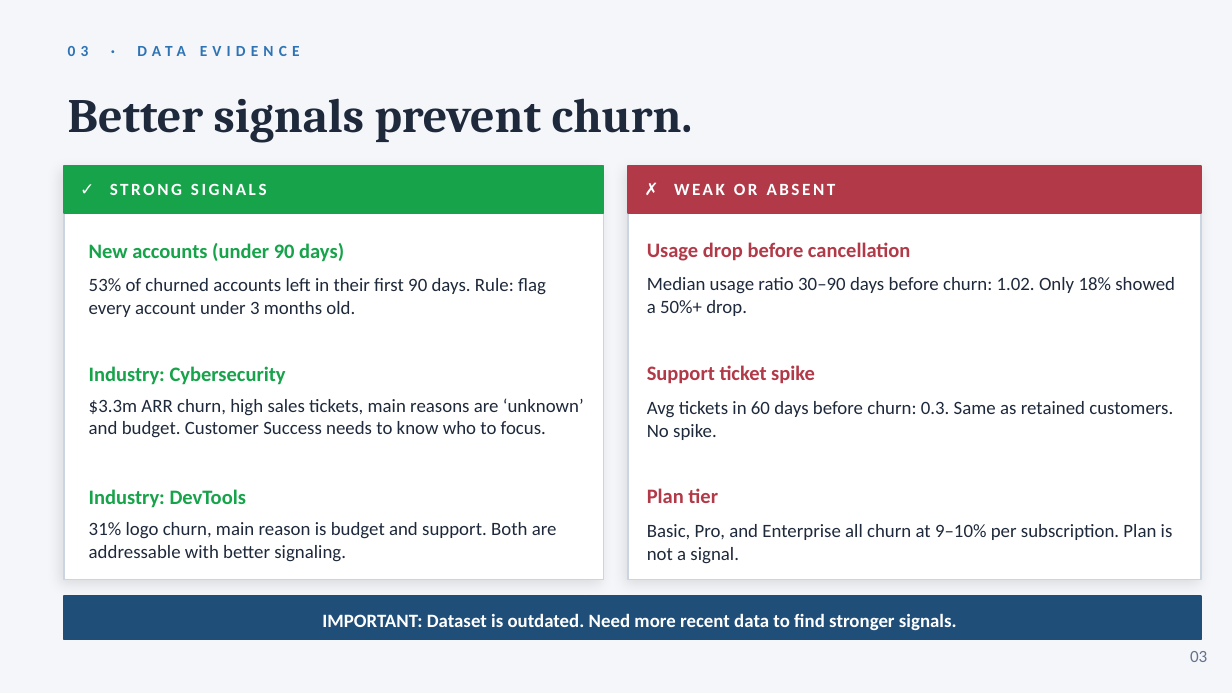
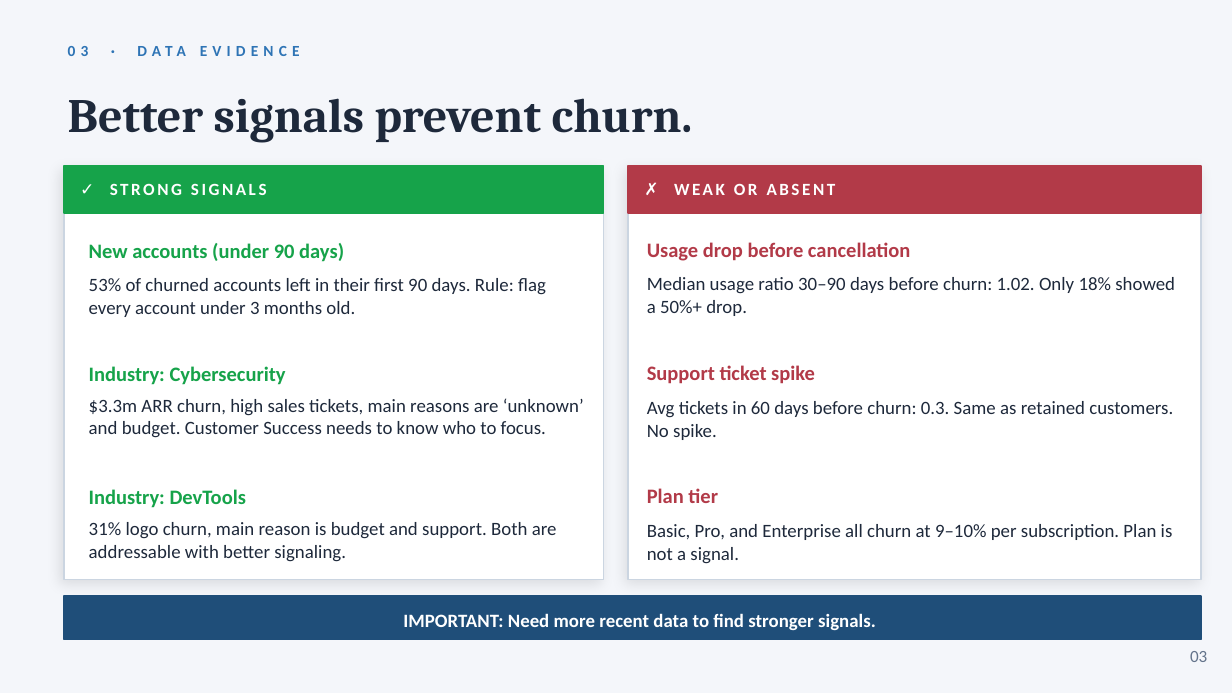
Before and after one commit to MAVA0707/Deliverables, a slide deck: slide 3 of Week 8/Project 5/Ravenstack_Churn_Pitch_v2.pptx. Drawn at 1232x693 pixels with LibreOffice and Linux fonts; fonts in the diff are those of the drawing. Boxes give left, top, right and bottom in pixels: in the first picture for what was removed or moved away, otherwise in the second. Text is boxed around its words. In the diff, an @@ line names an element or a change of style, - is before the commit and + after.

```diff
--- a/Week 8/Project 5/Ravenstack_Churn_Pitch_v2.pptx
+++ b/Week 8/Project 5/Ravenstack_Churn_Pitch_v2.pptx
@@ text at box(403, 613, 876, 630): text changed @@
-IMPORTANT: Dataset is outdated. Need more recent data to find stronger signals.
+IMPORTANT: Need more recent data to find stronger signals.
```
Also in this commit, not shown: 4 other slides changed.
